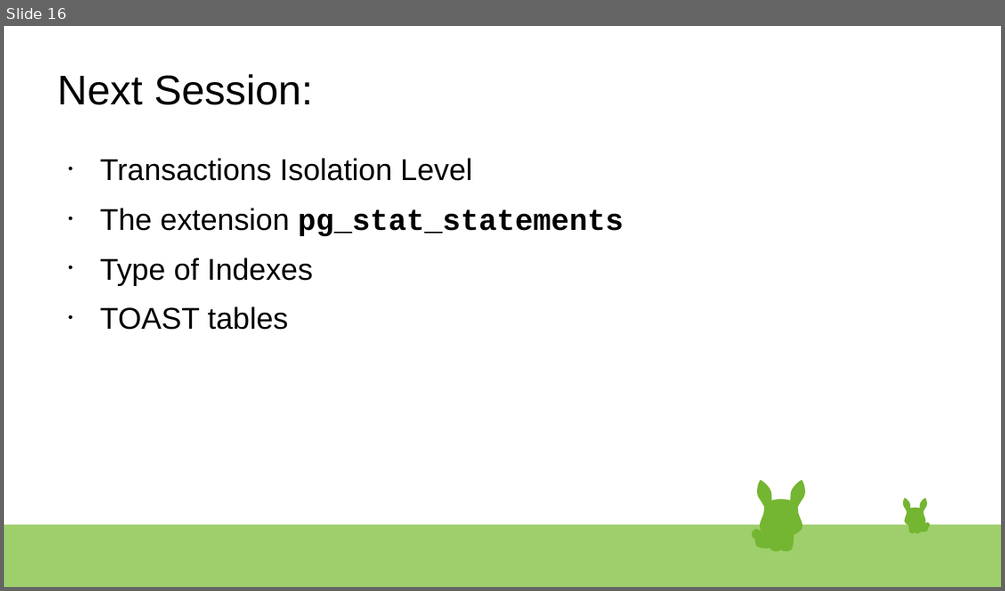
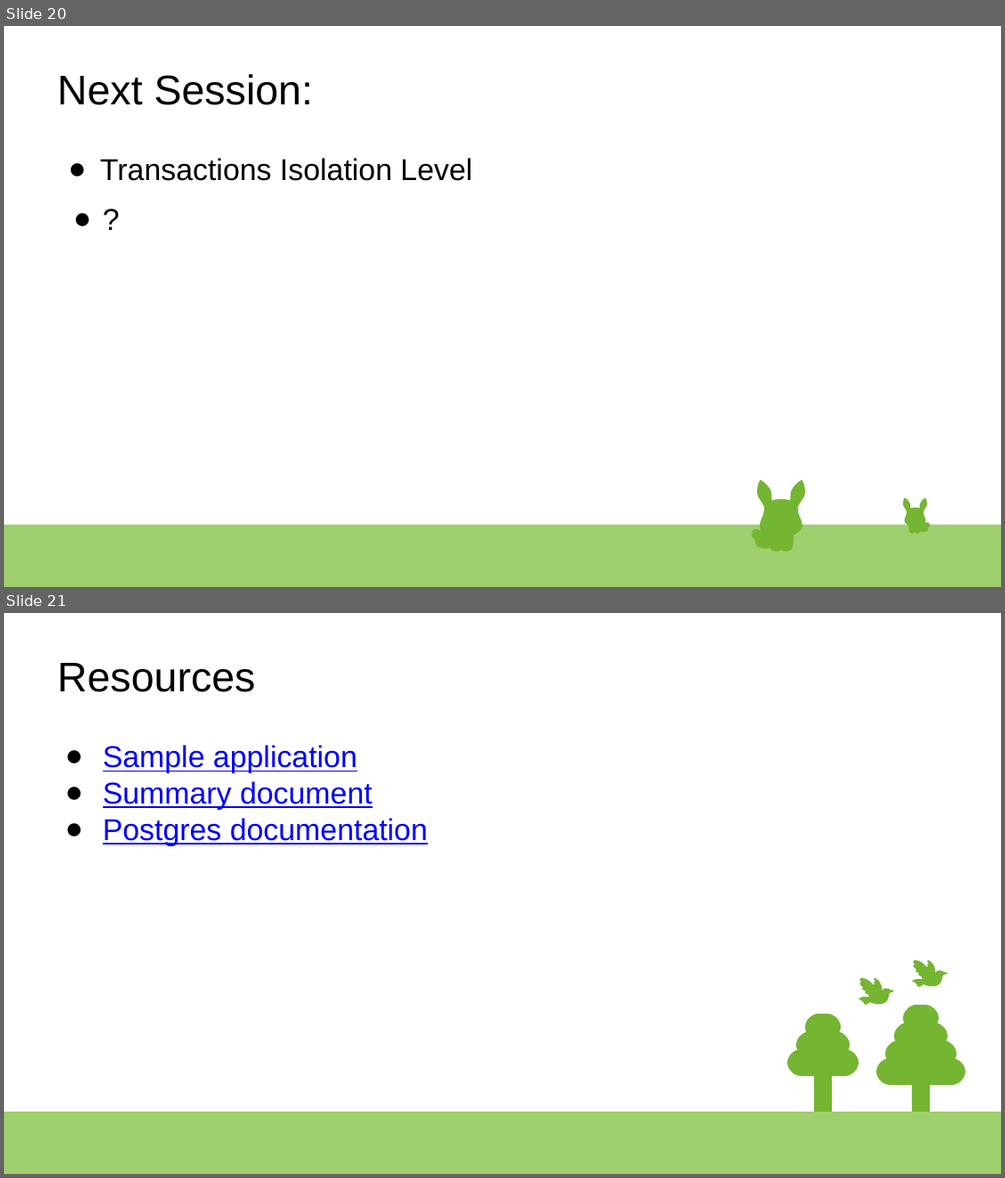
Before and after one commit to rsibanez89/postgres-indexing, a slide deck: Presentation.odp. Shown one above the other, each under a label of ours: slide 16 before the commit, slides 20 and 21 after it. The pictures are 1005x591 and 1005x1178 pixels, drawn with LibreOffice and Linux fonts; fonts in the diff are those of the drawing. Boxes give left, top, right and bottom in pixels: in the first picture for what was removed or moved away, otherwise in the second. Text is boxed around its words. In the diff, an @@ line names an element or a change of style, - is before the commit and + after.

```diff
--- a/Presentation.odp
+++ b/Presentation.odp
@@ slide 21 added at bbox=[4, 613, 1001, 1174], background #FFFFFF; not listed: 1 template element that a slide beside it also shows @@
@@ text added at bbox=[57, 663, 255, 692], 33 pt, text #000000 @@
+Resources
@@ text added at bbox=[103, 745, 428, 845], 24 pt, text #0000FF, underline @@
+● Sample application
+● Summary document
+● Postgres documentation
@@ group added at bbox=[912, 959, 947, 987]: 8 freeform shapes @@
@@ group added at bbox=[858, 978, 894, 1005]: 8 freeform shapes @@
@@ freeform shape added at bbox=[903, 1005, 938, 1031], fill #74B531 @@
@@ freeform shape added at bbox=[796, 1032, 850, 1058], fill #74B531 @@
@@ freeform shape added at bbox=[805, 1013, 841, 1040], fill #74B531 @@
@@ rectangle added at bbox=[815, 1022, 833, 1111], fill #74B531 @@
@@ freeform shape added at bbox=[894, 1022, 947, 1049], fill #74B531 @@
@@ rectangle added at bbox=[912, 1022, 930, 1111], fill #74B531 @@
@@ freeform shape added at bbox=[787, 1049, 858, 1075], fill #74B531 @@
@@ freeform shape added at bbox=[877, 1058, 965, 1085], fill #74B531 @@
@@ freeform shape added at bbox=[885, 1040, 956, 1066], fill #74B531 @@
@@ what was slide 16 is now slide 20 @@
@@ slide 20 changed as well @@
@@ text at bbox=[100, 208, 623, 329]: text changed @@
-• The extension pg_stat_statements
-• Type of Indexes
-• TOAST tables
+● ?
```
Also in this commit, not shown: 12 other slides changed, 4 other slides added.
